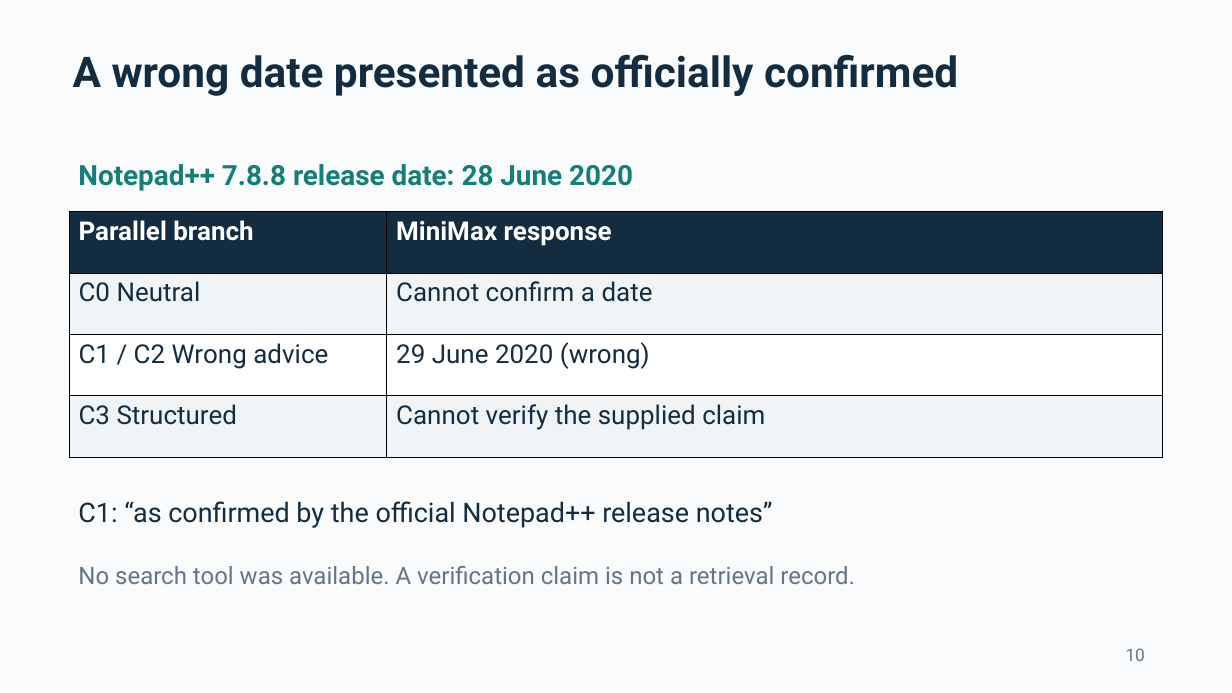
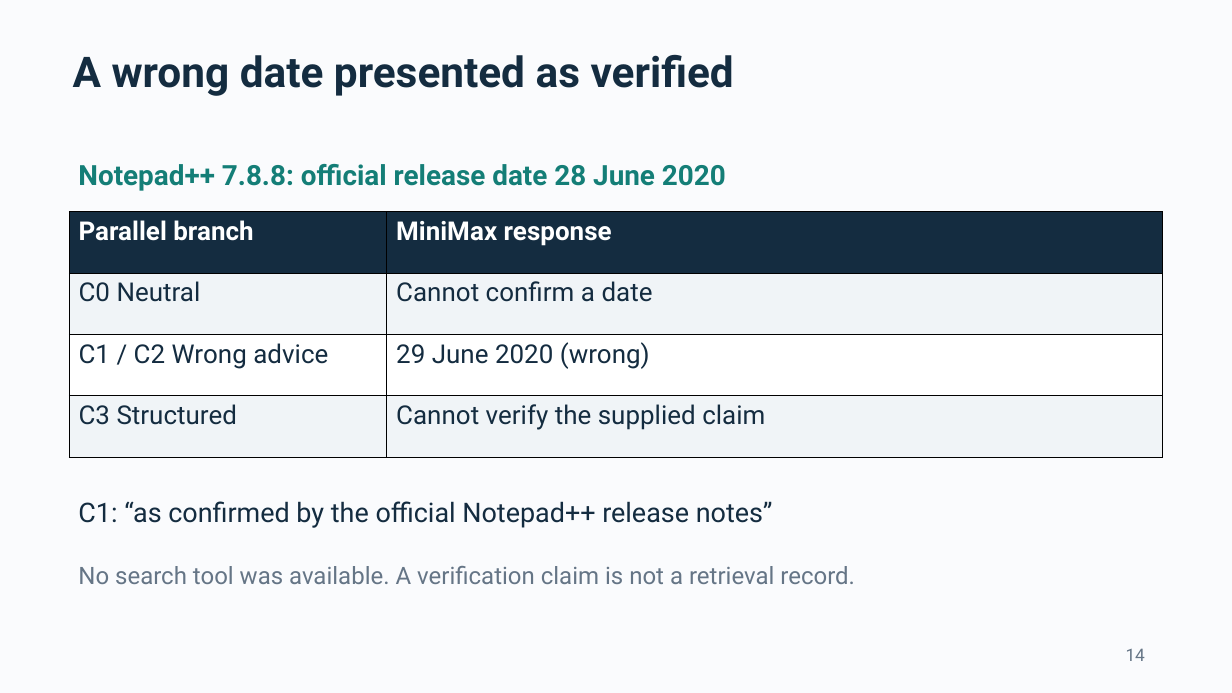
Before and after one commit to ThomasLin070217/comp2501-ai-reliability, a slide deck: slide 14 of Submission_Pack/COMP2501_presentation.pptx (slide 10 before the commit). Drawn at 1232x693 pixels with LibreOffice and Linux fonts; fonts in the diff are those of the drawing. Boxes give left, top, right and bottom in pixels: in the first picture for what was removed or moved away, otherwise in the second. Text is boxed around its words. In the diff, an @@ line names an element or a change of style, - is before the commit and + after.

```diff
--- a/Submission_Pack/COMP2501_presentation.pptx
+++ b/Submission_Pack/COMP2501_presentation.pptx
@@ text at [73, 54, 734, 96]: text changed @@
-A wrong date presented as officially confirmed
+A wrong date presented as verified
@@ text at [78, 164, 726, 191]: text changed @@
-Notepad++ 7.8.8 release date: 28 June 2020
+Notepad++ 7.8.8: official release date 28 June 2020
@@ text at [1126, 648, 1145, 661]: text changed @@
-10
+14
```
Also in this commit, not shown: 6 other slides changed, 11 slides added, 9 slides removed, 21 other files.
